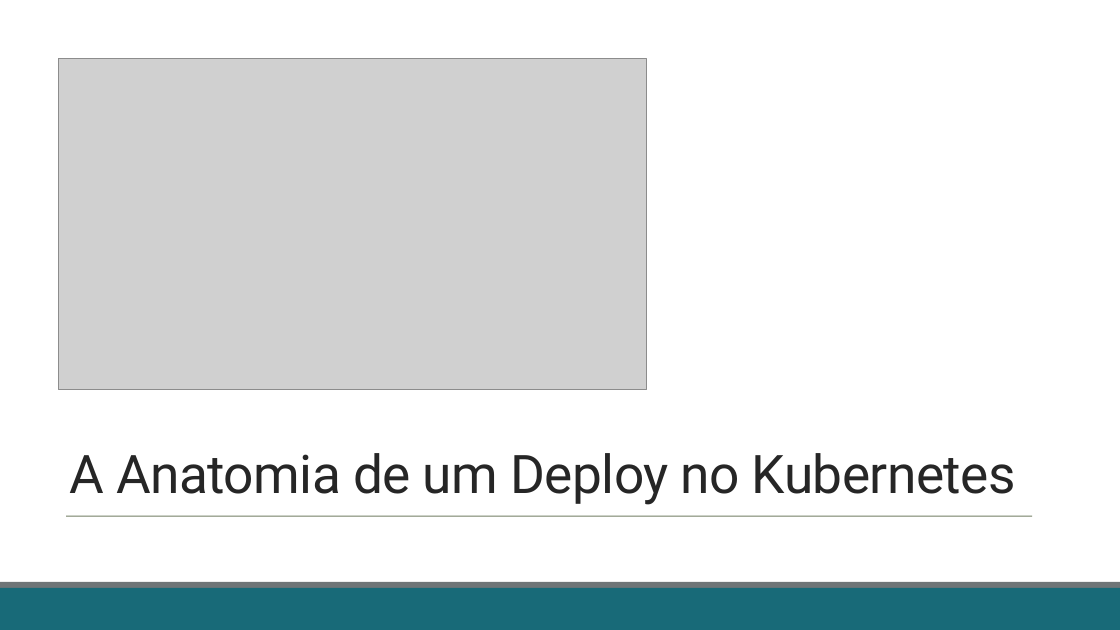
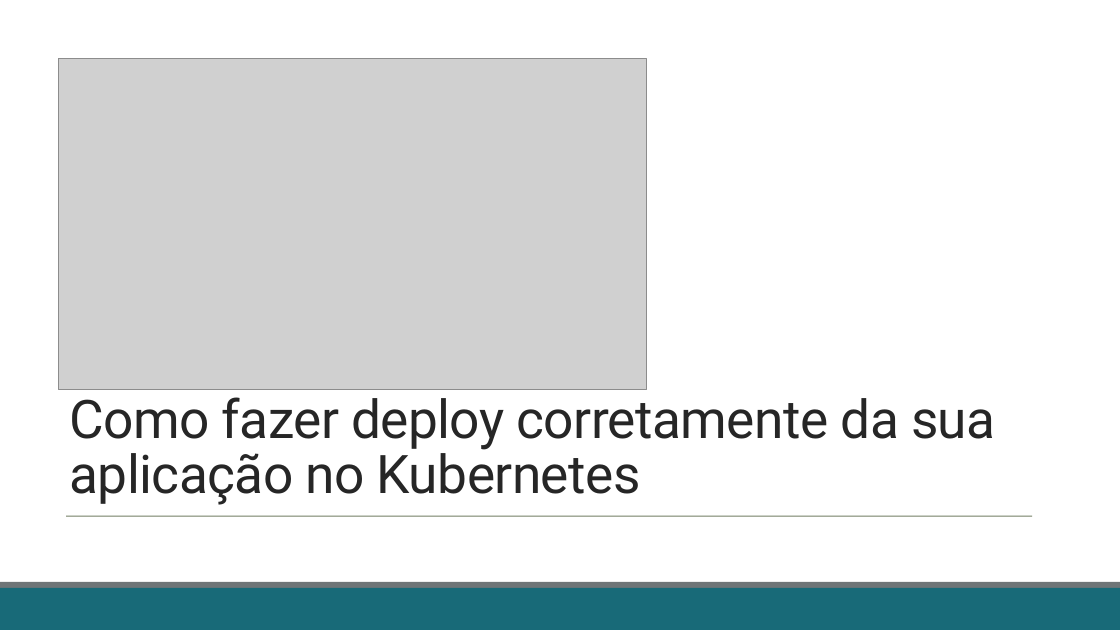
Before and after one commit to fabricioveronez/ApresentacaoAnatomiaDeployK8S, a slide deck: slide 1 of docs/AnatomiaDeployK8S.pptx. Drawn at 1120x630 pixels with LibreOffice and Linux fonts; fonts in the diff are those of the drawing; grey boxes stand for pictures. Boxes give left, top, right and bottom in pixels: in the first picture for what was removed or moved away, otherwise in the second. Text is boxed around its words. In the diff, an @@ line names an element or a change of style, - is before the commit and + after.

```diff
--- a/docs/AnatomiaDeployK8S.pptx
+++ b/docs/AnatomiaDeployK8S.pptx
@@ title at (69,397,996,505): text changed @@
-A Anatomia de um Deploy no Kubernetes
+Como fazer deploy corretamente da sua aplicação no Kubernetes
```
Also in this commit, not shown: 2 other slides changed, 1 slide added, 5 slides removed, 12 other files.
